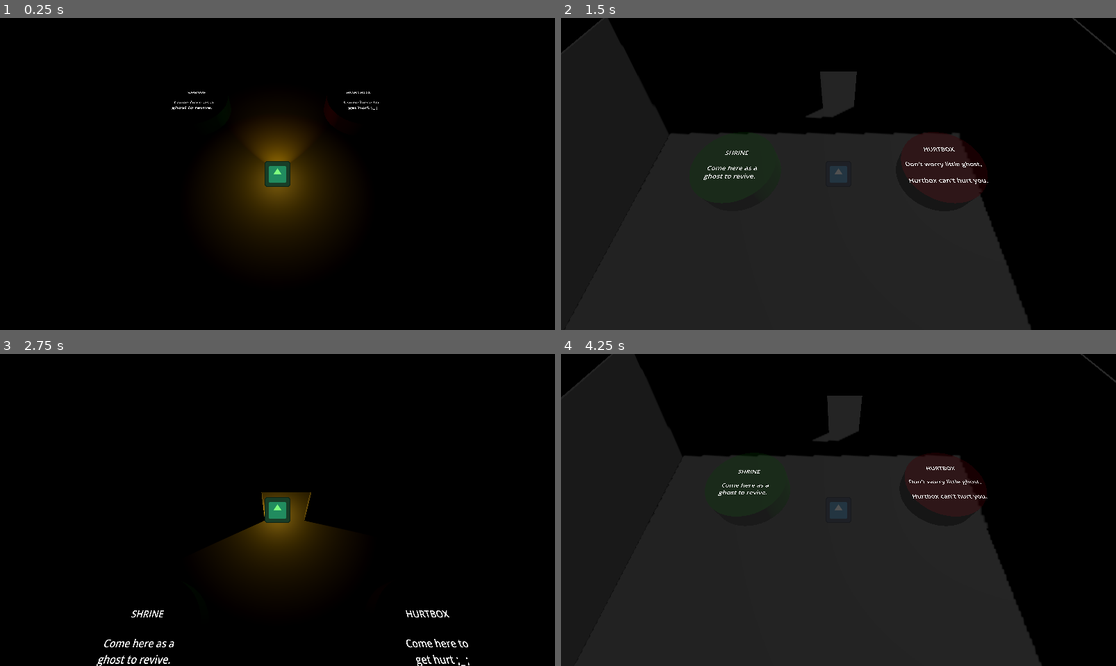
Above: before the commit, frames 1-4 (two rows, left to right).
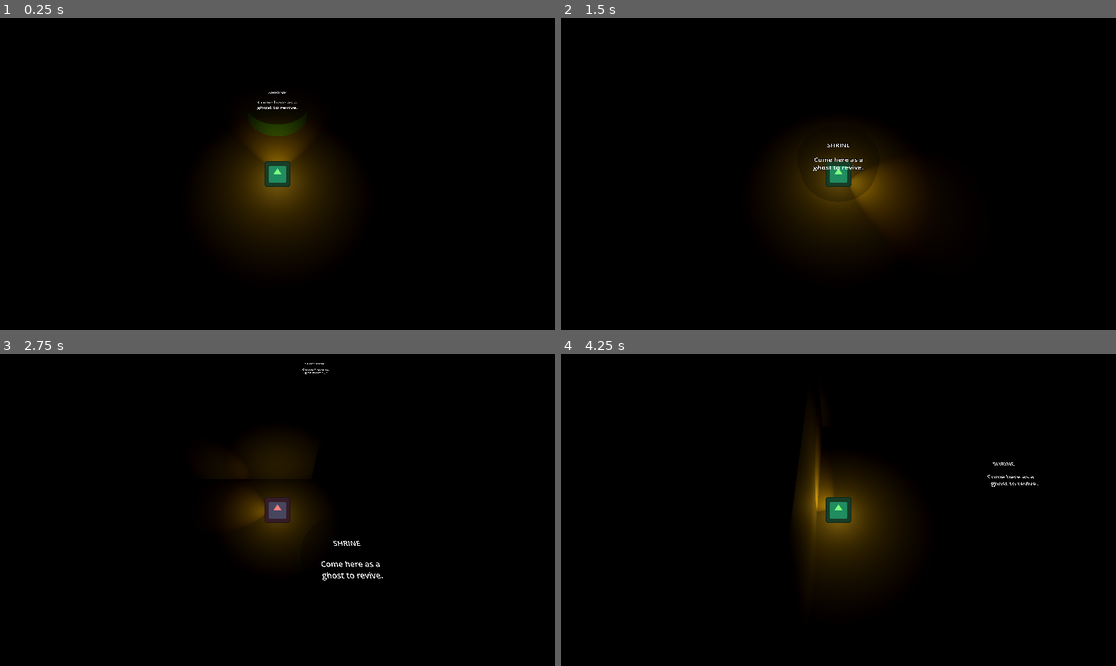
Above: after the commit, the same moments.

Repository: Rusty-Rat-Studios/dead-living-and-dying
Game: Godot game, scene res://game.tscn
Two runs of this game, one before a commit and one after it. Both use one fixed random seed, a clock stepped at 60 frames per second and the inputs below. The engine's default icon, where the game draws it, is replaced by a stand-in: a white triangle on a blue panel in a dark square.
Inputs (mouse positions are in pixels of both pictures, inside the frame that each line leads up to):
- Up to frame 1 (0.25 s): no input
- Up to frame 2 (1.5 s): tap Enter at 0.5 s; move the mouse to (810, 236) at 0.52 s; hold Up (ui_up) from 0.53 s (still down); tap Tab at 0.6, 1.35 s; move the mouse to (1005, 220) at 1.27 s
- Up to frame 3 (2.75 s): move the mouse to (111, 463) at 2.02 s; release Up (ui_up) at 2.03 s; hold Left (ui_left) from 2.03 s (still down); tap Tab at 2.1 s
- Up to frame 4 (4.25 s): move the mouse to (866, 510) at 2.77 s; tap Tab at 2.85, 3.6 s; move the mouse to (755, 432) at 3.52 s; release Left (ui_left) at 3.53 s; hold Down (ui_down) from 3.53 s (still down)

The runs differ from the first frame. In frame 1, 0.4% of the frame differs, in the area x 30-69%, y 23-38%; in frame 2, 54%; in frame 3, 4.5%; in frame 4, 59%, in the area x 0-100%, y 0-100%.

Commit message:
Move hurtbox and shrine

Diff:
--- a/game.tscn
+++ b/game.tscn
@@ -88,7 +88,7 @@
 transform = Transform3D(-4.37114e-08, 0, 1, 0, 1, 0, -1, 0, -4.37114e-08, 9.95, 0, 0)
 
 [node name="Hurtbox" type="Area3D" parent="World/RoomBottom"]
-transform = Transform3D(1, 0, 0, 0, 1, 0, 0, 0, 1, 5, 0, -5)
+transform = Transform3D(1, 0, 0, 0, 1, 0, 0, 0, 1, 0, 0, -20)
 collision_layer = 0
 collision_mask = 2
 monitorable = false
@@ -109,7 +109,7 @@
 font_size = 64
 
 [node name="Shrine" type="Area3D" parent="World/RoomBottom"]
-transform = Transform3D(1, 0, 0, 0, 1, 0, 0, 0, 1, -5, 0, -5)
+transform = Transform3D(1, 0, 0, 0, 1, 0, 0, 0, 1, 0, 0, -5)
 collision_layer = 0
 collision_mask = 8
 script = ExtResource("11_hfytc")
